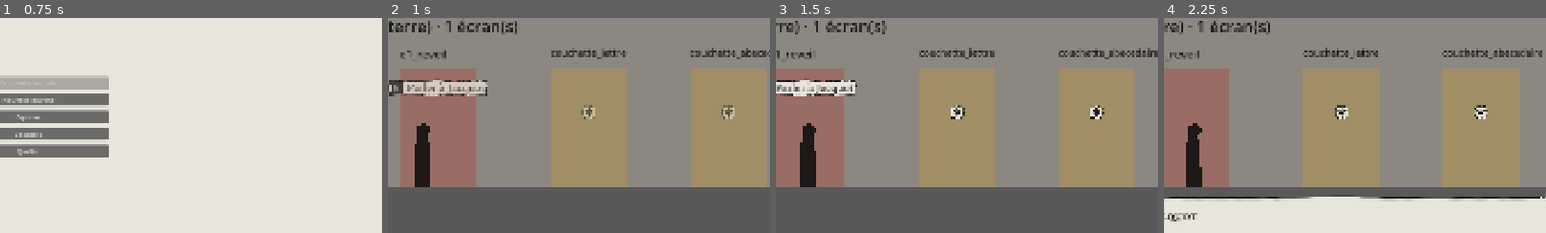
Above: before the commit, frames 1-4 (left to right).
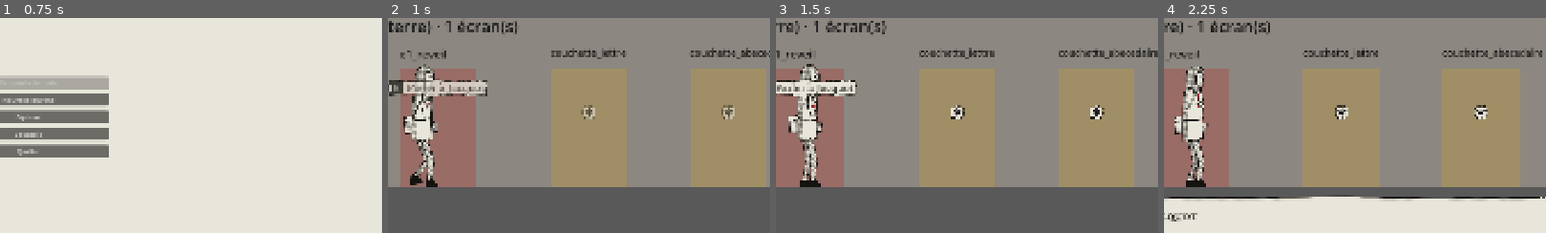
Above: after the commit, the same moments.

Repository: Mazklaus/le-dernier-pli
Game: Godot game, scene res://scenes/titre/titre.tscn
Two runs of this game, one before a commit and one after it. Both use one fixed random seed, a clock stepped at 60 frames per second and the inputs below.
Inputs (mouse positions are % of the whole screen's width and height, from its top left):
- Up to frame 1 (0.75 s): tap Enter (ui_accept) at 0.5 s; move the mouse to (72, 45) at 0.52 s; hold D (deplacer_droite) from 0.53 s (still down); hold E (interagir) from 0.53 s (still down); click (72, 45) at 0.67 s
- Up to frame 2 (1 s): keep holding D (deplacer_droite); keep holding E (interagir); tap Enter (ui_accept) at 0.77 s
- Up to frame 3 (1.5 s): release D (deplacer_droite) at 1.25 s; release E (interagir) at 1.25 s; drag from (30, 55) to (51, 70) at 1.27 s
- Up to frame 4 (2.25 s): move the mouse to (60, 28) at 2.02 s; hold D (deplacer_droite) from 2.03 s (still down); hold E (interagir) from 2.03 s (still down); tap 2 (choix_2) at 2.1 s
The pictures show only the part of the screen within x 46-96%, y 38-88%; the shares and areas given below are measured in that part.

Frame 1 is identical in both runs. In frame 2, 2.7% of the frame differs, in the area x 4-13%, y 21-79%; in frame 3, 2.4%; in frame 4, 2.7%, in the area x 2-12%, y 22-79%.

Commit message:
Montrer Tobie dessiné : repos, marche, interagir, ruban et cendre
Planches de la DA (#65) découpées en code (200×320, 10 i/s) dans trois AnimatedSprite2D
synchronisés : base, ruban rouge du pli, cendre au front après e1_cendre. Le Messager
choisit l'animation : interagir pendant un dialogue, marche s'il avance, repos sinon.

Co-Authored-By: Claude Opus 5.5 <noreply@anthropic.com>
Claude-Session: https://claude.ai/code/session_011WbKxDzNKL8tj2JSWv4M3w

Diff:
--- a/scenes/messager/messager.gd
+++ b/scenes/messager/messager.gd
@@ -27,9 +27,10 @@
 var cible: Interactif = null
 
 var _a_portee: Array[Interactif] = []
+var _en_dialogue: bool = false
 
 @onready var _detecteur: Area2D = %Detecteur
-@onready var _silhouette: Node2D = %Silhouette
+@onready var _silhouette: SilhouetteTobie = %Silhouette
 @onready var _camera: Camera2D = %Camera
 
 
@@ -58,7 +59,18 @@
 	if direction != 0.0:
 		regard = 1 if direction > 0.0 else -1
 		_silhouette.scale.x = regard
+	_silhouette.jouer(animation_voulue(direction))
 	_mettre_a_jour_cible()
+
+
+## Interagir pendant un dialogue (main au pli), marche quand il avance vraiment, repos sinon
+## (bloqué par un mur, en fondu de passage, à l'arrêt).
+func animation_voulue(direction: float) -> StringName:
+	if _en_dialogue:
+		return SilhouetteTobie.INTERAGIR
+	if direction != 0.0 and absf(get_real_velocity().x) > 1.0:
+		return SilhouetteTobie.MARCHE
+	return SilhouetteTobie.REPOS
 
 
 func _unhandled_input(event: InputEvent) -> void:
@@ -130,11 +142,13 @@
 
 func _sur_dialogue_commence(_ressource: Resource) -> void:
 	bloque = true
+	_en_dialogue = true
 	_mettre_a_jour_cible()
 
 
 func _sur_dialogue_fini(_ressource: Resource) -> void:
 	# On attend une frame : la touche qui ferme la dernière réplique ne doit pas
 	# relancer aussitôt le même dialogue.
+	_en_dialogue = false
 	await get_tree().process_frame
 	bloque = false
--- a/scenes/messager/messager.tscn
+++ b/scenes/messager/messager.tscn
@@ -1,6 +1,7 @@
-[gd_scene load_steps=4 format=3]
+[gd_scene load_steps=5 format=3]
 
 [ext_resource type="Script" path="res://scenes/messager/messager.gd" id="1_script"]
+[ext_resource type="Script" path="res://scenes/messager/silhouette_tobie.gd" id="2_silhouette"]
 
 [sub_resource type="RectangleShape2D" id="RectangleShape2D_corps"]
 size = Vector2(48, 150)
@@ -17,10 +18,9 @@
 position = Vector2(0, -75)
 shape = SubResource("RectangleShape2D_corps")
 
-[node name="Silhouette" type="Polygon2D" parent="."]
+[node name="Silhouette" type="Node2D" parent="."]
 unique_name_in_owner = true
-color = Color(0.12, 0.1, 0.09, 1)
-polygon = PackedVector2Array(-20, 0, 20, 0, 18, -110, 12, -128, 16, -138, 24, -146, 14, -158, 0, -162, -14, -152, -12, -128, -18, -110)
+script = ExtResource("2_silhouette")
 
 [node name="Detecteur" type="Area2D" parent="."]
 unique_name_in_owner = true
--- /dev/null
+++ b/scenes/messager/silhouette_tobie.gd
@@ -0,0 +1,99 @@
+class_name SilhouetteTobie
+extends Node2D
+## Tobie dessiné (planche de la DA, #65) : trois AnimatedSprite2D superposés, synchronisés
+## image par image : le dessin de base, le ruban rouge du pli (calque _red, qu'on peut faire
+## pulser) et la cendre au front (calque chr_tobie-cendre, visible après e1_cendre, où
+## Cassien cendre Tobie même s'il refuse).
+## Planches horizontales d'images de 200×320, Tobie tourné vers la droite, pieds sur le sol à
+## y 316, hanches à x 100 : l'origine du nœud est aux pieds. Le Messager retourne ce nœud
+## (scale.x) pour la gauche. 10 i/s pile : la marche (8 images) ne glisse pas à 160 px/s.
+
+const DOSSIER := "res://assets/graphics/chr/"
+const LARGEUR_IMAGE := 200
+const HAUTEUR_IMAGE := 320
+const PIEDS := Vector2(100.0, 316.0)
+const IMAGES_PAR_SECONDE := 10.0
+const REPOS: StringName = &"repos"
+const MARCHE: StringName = &"marche"
+const INTERAGIR: StringName = &"interagir"
+## [animation, en boucle]. Interagir se joue une fois et reste sur la main au pli.
+const ANIMATIONS := [[REPOS, true], [MARCHE, true], [INTERAGIR, false]]
+## Rencontre qui laisse la cendre au front.
+const RENCONTRE_CENDRE: StringName = &"e1_cendre"
+
+var base: AnimatedSprite2D
+var ruban: AnimatedSprite2D
+var cendre: AnimatedSprite2D
+var animation: StringName = REPOS
+
+
+func _ready() -> void:
+	base = _calque("Base", "chr_tobie_%s_01.png")
+	ruban = _calque("Ruban", "chr_tobie_%s_01_red.png")
+	cendre = _calque("Cendre", "chr_tobie-cendre_%s_01.png")
+	jouer(REPOS)
+	GameState.rencontre_vue_marquee.connect(func(_id: StringName) -> void: actualiser_cendre())
+	GameState.etat_charge.connect(actualiser_cendre)
+	actualiser_cendre()
+
+
+## Le dessin est-il chargé (planches présentes) ?
+func est_dessine() -> bool:
+	return base != null
+
+
+func jouer(nom: StringName) -> void:
+	if base == null or not base.sprite_frames.has_animation(nom):
+		return
+	# Déjà en cours (ou interagir fini, qui reste sur sa dernière image) : ne pas relancer.
+	if nom == animation and base.animation == nom:
+		return
+	animation = nom
+	for calque in calques():
+		calque.play(nom)
+
+
+func calques() -> Array[AnimatedSprite2D]:
+	var liste: Array[AnimatedSprite2D] = []
+	for c in [base, ruban, cendre]:
+		if c != null:
+			liste.append(c)
+	return liste
+
+
+func actualiser_cendre() -> void:
+	if cendre != null:
+		cendre.visible = GameState.rencontre_vue(RENCONTRE_CENDRE)
+
+
+## Un calque : un AnimatedSprite2D dont chaque animation vient d'une planche horizontale.
+func _calque(nom: String, motif: String) -> AnimatedSprite2D:
+	var images := SpriteFrames.new()
+	images.remove_animation(&"default")
+	for a: Array in ANIMATIONS:
+		var chemin := DOSSIER + motif % String(a[0])
+		if not ResourceLoader.exists(chemin):
+			continue
+		ajouter_planche(images, StringName(a[0]), load(chemin) as Texture2D, bool(a[1]))
+	if images.get_animation_names().is_empty():
+		return null
+	var sprite := AnimatedSprite2D.new()
+	sprite.name = nom
+	sprite.sprite_frames = images
+	sprite.centered = false
+	sprite.offset = -PIEDS
+	sprite.texture_filter = CanvasItem.TEXTURE_FILTER_LINEAR
+	add_child(sprite)
+	return sprite
+
+
+## Découpe une planche en images de LARGEUR_IMAGE (leur nombre vient de la largeur).
+static func ajouter_planche(images: SpriteFrames, nom: StringName, planche: Texture2D, boucle: bool) -> void:
+	images.add_animation(nom)
+	images.set_animation_speed(nom, IMAGES_PAR_SECONDE)
+	images.set_animation_loop(nom, boucle)
+	for i in planche.get_width() / LARGEUR_IMAGE:
+		var image := AtlasTexture.new()
+		image.atlas = planche
+		image.region = Rect2(i * LARGEUR_IMAGE, 0, LARGEUR_IMAGE, HAUTEUR_IMAGE)
+		images.add_frame(nom, image)
--- /dev/null
+++ b/tests/unit/test_silhouette_tobie.gd
@@ -0,0 +1,81 @@
+extends GutTest
+## Tobie dessiné (planche de la DA, #65) : planches découpées en images de 200×320 à 10 i/s,
+## calques synchronisés, cendre au front après e1_cendre, animation selon le mouvement.
+
+const SceneMessager := preload("res://scenes/messager/messager.tscn")
+
+var m: Messager
+var s: SilhouetteTobie
+
+
+func before_each() -> void:
+	GameState.reinitialiser()
+	m = add_child_autofree(SceneMessager.instantiate())
+	m.gravite = 0.0
+	m.global_position = Vector2(500, 500)
+	s = m.get_node("%Silhouette") as SilhouetteTobie
+
+
+func after_each() -> void:
+	Input.action_release(&"deplacer_droite")
+
+
+func after_all() -> void:
+	GameState.reinitialiser()
+
+
+func test_planches_decoupees_au_format_convenu() -> void:
+	assert_true(s.est_dessine())
+	var images := s.base.sprite_frames
+	assert_eq(images.get_frame_count(SilhouetteTobie.REPOS), 4)
+	assert_eq(images.get_frame_count(SilhouetteTobie.MARCHE), 8)
+	assert_eq(images.get_frame_count(SilhouetteTobie.INTERAGIR), 3)
+	assert_eq(images.get_animation_speed(SilhouetteTobie.MARCHE), 10.0)
+	assert_false(images.get_animation_loop(SilhouetteTobie.INTERAGIR), "interagir reste sur la main au pli")
+	assert_eq(images.get_frame_texture(SilhouetteTobie.MARCHE, 0).get_size(), Vector2(200, 320))
+	assert_eq(s.base.offset, Vector2(-100, -316), "origine aux pieds, hanches centrées")
+
+
+func test_marche_sans_glisser() -> void:
+	# 8 images à 10 i/s = 0,8 s par cycle ; la DA fait reculer le pied de 128 px par cycle.
+	assert_almost_eq(128.0 / (8.0 / SilhouetteTobie.IMAGES_PAR_SECONDE), m.vitesse, 0.01)
+
+
+func test_trois_calques_synchronises() -> void:
+	assert_eq(s.calques().size(), 3)
+	s.jouer(SilhouetteTobie.MARCHE)
+	for c in s.calques():
+		assert_eq(c.animation, SilhouetteTobie.MARCHE, c.name)
+
+
+func test_cendre_au_front_apres_la_rencontre() -> void:
+	assert_false(s.cendre.visible)
+	GameState.marquer_rencontre_vue(&"e1_cendre")
+	assert_true(s.cendre.visible)
+
+
+func test_marche_puis_repos() -> void:
+	await wait_physics_frames(2)
+	assert_eq(s.animation, SilhouetteTobie.REPOS)
+	Input.action_press(&"deplacer_droite")
+	await wait_physics_frames(5)
+	assert_eq(s.animation, SilhouetteTobie.MARCHE)
+	Input.action_release(&"deplacer_droite")
+	await wait_physics_frames(3)
+	assert_eq(s.animation, SilhouetteTobie.REPOS)
+
+
+func test_interagir_pendant_un_dialogue() -> void:
+	m._sur_dialogue_commence(null)
+	await wait_physics_frames(2)
+	assert_eq(s.animation, SilhouetteTobie.INTERAGIR)
+	m._sur_dialogue_fini(null)
+	await wait_physics_frames(3)
+	assert_eq(s.animation, SilhouetteTobie.REPOS)
+
+
+func test_tourne_a_gauche_par_retournement() -> void:
+	Input.action_press(&"deplacer_gauche")
+	await wait_physics_frames(3)
+	Input.action_release(&"deplacer_gauche")
+	assert_eq(s.scale.x, -1.0)
Not shown, added: scenes/messager/silhouette_tobie.gd.uid
Not shown, added: tests/unit/test_silhouette_tobie.gd.uid
